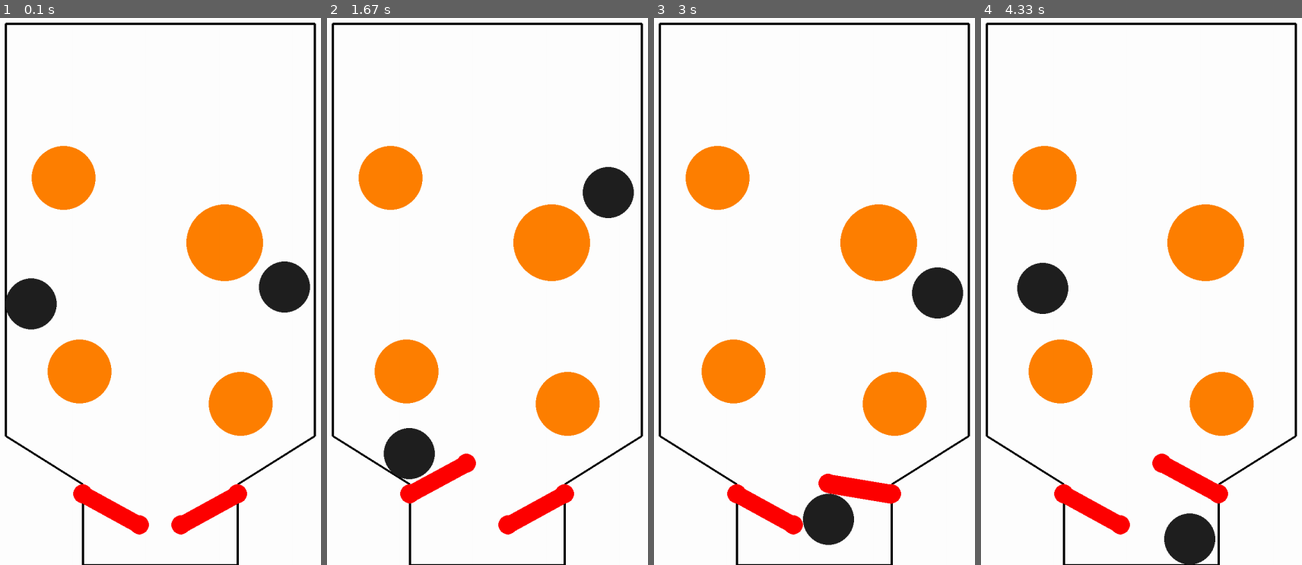
Above: before the commit, frames 1-4 (left to right).
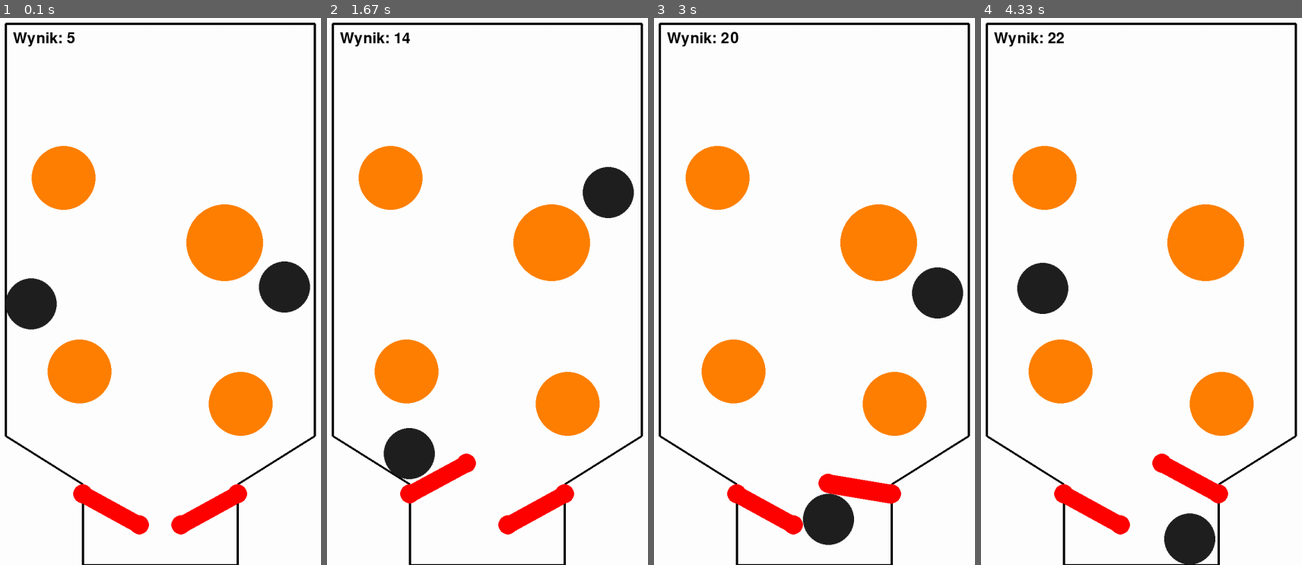
Above: after the commit, the same moments.

Repository: wedrownix/Symulator_fizyczny
Game: pygame game, started from Pinball.py
Same seed, same stepped clock (60 frames per second), same inputs: the game is played once before the commit and once after it.
Inputs:
- Up to frame 1 (0.1 s): no input
- Up to frame 2 (1.67 s): hold Right 0.33-0.8 s; hold Right 0.83-1.3 s; hold Left from 1.33 s (still down)
- Up to frame 3 (3 s): release Left at 1.87 s; hold Left 1.9-2.3 s; hold Right 2.33-2.97 s
- Up to frame 4 (4.33 s): hold Left 3-3.47 s; hold Right 3.5-3.97 s; hold Right from 4 s (still down)

The runs differ from the first frame. In frame 1, 0.2% of the frame differs, in the area x 4-24%, y 2-6%; in frame 2, 0.2%; in frame 3, 0.3%; in frame 4, 0.3%, in the area x 4-26%, y 2-6%.

Commit message:
Wynik gry

Diff:
--- a/Pinball.py
+++ b/Pinball.py
@@ -10,6 +10,8 @@
 win = pygame.display.set_mode((screen_width,screen_height))
 pygame.display.set_caption("Pinball")
 clock = pygame.time.Clock()
+
+score_font = pygame.font.SysFont(None, 48)
 
 FLIPPER_HEIGHT = 1.7
 cScale = min(screen_width,screen_height)/FLIPPER_HEIGHT
@@ -318,6 +320,11 @@
         )
         draw_disc(x1, y1, flipper.radius, (255, 0, 0))
         draw_disc(x2, y2, flipper.radius, (255, 0, 0))
+
+    #rysuję ramkę
+    score_surface = score_font.render(f"Wynik: {scene.score}", True, (0, 0, 0))
+    win.blit(score_surface, (30, 30))
+
     pygame.display.flip()
 
 
